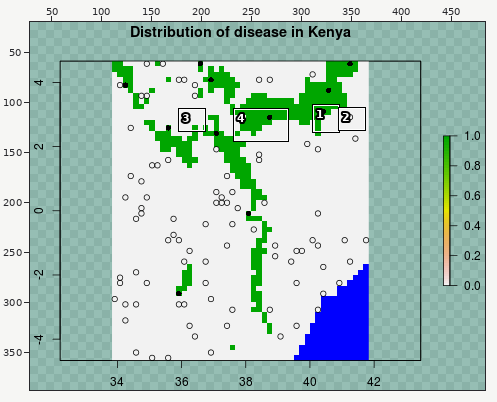
Sprite sheet -- figure/unnamed-chunk-12.png. Above: a wide view before the commit, with the close-up outlined.
Close-up. Before:
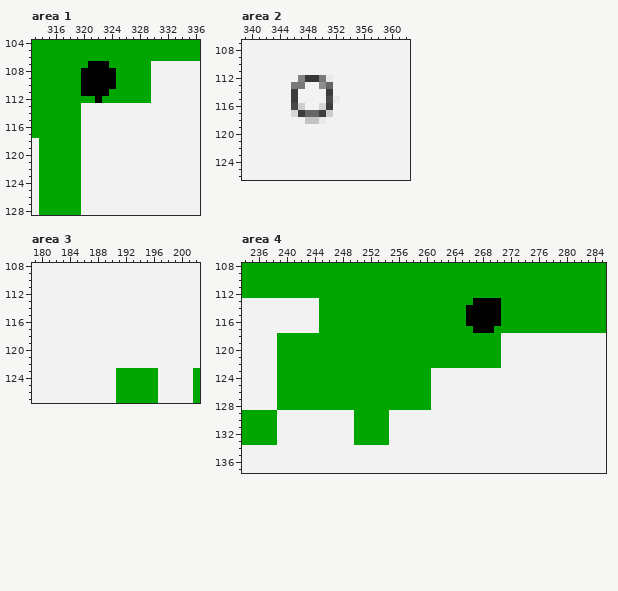
The file is 504x432 pixels. Pixels under 10% opacity are left out. Colours within 5 levels of each other are drawn and written as one. Shown: area 1: x 313..336, y 104..128; area 2: x 339..362, y 107..126; area 3: x 179..202, y 108..127; area 4: x 234..285, y 108..137. The wide view leaves out empty margins. The commit also changed other parts of the picture, which this record leaves out.
Once edited:
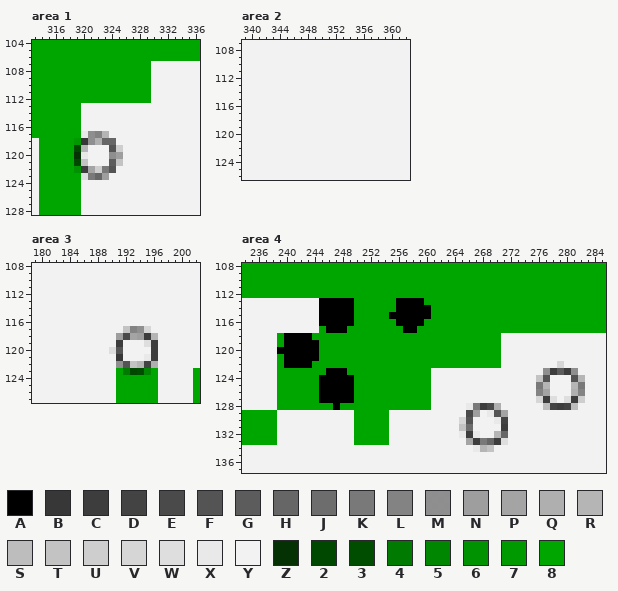
Palette (. is transparent): A #000000  B #373737  C #3d3d3d  D #434343  E #4a4a4a  F #545454  G #5c5c5c  H #666666  J #6d6d6d  K #797979  L #838383  M #8e8e8efc  N #9e9e9e  P #a4a4a4  Q #afafaf  R #b5b5b5  S #bdbdbd  T #c3c3c3  U #cecece  V #d6d6d6  W #dedede  X #e9e9e9  Y #f2f2f2  Z #022f00fa  2 #004700  3 #004d00  4 #007a00  5 #008600  6 #009200  7 #009a00  8 #00a600
Change:
--- area 1
@@ x 318..326 @@
 106 888888888
-107 888AAA888
-108 88AAAAA88
-109 88AAAAA88
-110 88AAAAA88
-111 88AAAA888
-112 8888A8888
+107 888888888
+108 888888888
+109 888888888
+110 888888888
+111 888888888
+112 888888888
 113 88YYYYYYY
@@ x 317..327 @@
 116 888YYYYYYYY
-117 888YYYYYYYY
-118 888YYYYYYYY
-119 888YYYYYYYY
-120 888YYYYYYYY
-121 888YYYYYYYY
-122 888YYYYYYYY
-123 888YYYYYYYY
+117 888XMLRYYYY
+118 887BMQHHYYY
+119 882RYYYFUYY
+120 88ZXYYYMNYY
+121 882TYYYGTYY
+122 886CPUKFYYY
+123 888WKHNYYYY
 124 888YYYYYYYY
--- area 2
@@ x 344..354 @@
 111 YYYYYYYYYYY
-112 YYYLBBKXYYY
-113 YYKKYYMHYYY
-114 YYCYYYYCYYY
-115 YYCYYYYEXYY
-116 YYEUYYVCYYY
-117 YYVCHHCUYYY
-118 YYYYTTXYYYY
+112 YYYYYYYYYYY
+113 YYYYYYYYYYY
+114 YYYYYYYYYYY
+115 YYYYYYYYYYY
+116 YYYYYYYYYYY
+117 YYYYYYYYYYY
+118 YYYYYYYYYYY
 119 YYYYYYYYYYY
--- area 3
@@ x 188..198 @@
 116 YYYYYYYYYYY
-117 YYYYYYYYYYY
-118 YYYYYYYYYYY
-119 YYYYYYYYYYY
-120 YYYYYYYYYYY
-121 YYYYYYYYYYY
-122 YYYYYYYYYYY
-123 YYY888888YY
+117 YYYYTLMVYYY
+118 YYYNEPNCRYY
+119 YYYCYYYWCYY
+120 YYWFYYYYCYY
+121 YYYBYYYXCYY
+122 YYYMFTRDQYY
+123 YYY842358YY
 124 YYY888888YY
--- area 4
@@ x 234..285 @@
 112 8888888888888888888888888888888888888888888888888888
-113 YYYYYYYYYYY8888888888888888888888AAAA888888888888888
-114 YYYYYYYYYYY888888888888888888888AAAAA888888888888888
-115 YYYYYYYYYYY888888888888888888888AAAAA888888888888888
-116 YYYYYYYYYYY888888888888888888888AAAAA888888888888888
-117 YYYYYYYYYYY8888888888888888888888AAA8888888888888888
-118 YYYYY88888888888888888888888888888888YYYYYYYYYYYYYYY
-119 YYYYY88888888888888888888888888888888YYYYYYYYYYYYYYY
-120 YYYYY88888888888888888888888888888888YYYYYYYYYYYYYYY
-121 YYYYY88888888888888888888888888888888YYYYYYYYYYYYYYY
-122 YYYYY88888888888888888888888888888888YYYYYYYYYYYYYYY
-123 YYYYY8888888888888888888888YYYYYYYYYYYYYYYYYYYYYYYYY
-124 YYYYY8888888888888888888888YYYYYYYYYYYYYYYYYYYYYYYYY
-125 YYYYY8888888888888888888888YYYYYYYYYYYYYYYYYYYYYYYYY
-126 YYYYY8888888888888888888888YYYYYYYYYYYYYYYYYYYYYYYYY
-127 YYYYY8888888888888888888888YYYYYYYYYYYYYYYYYYYYYYYYY
-128 YYYYY8888888888888888888888YYYYYYYYYYYYYYYYYYYYYYYYY
-129 88888YYYYYYYYYYY88888YYYYYYYYYYYYYYYYYYYYYYYYYYYYYYY
-130 88888YYYYYYYYYYY88888YYYYYYYYYYYYYYYYYYYYYYYYYYYYYYY
-131 88888YYYYYYYYYYY88888YYYYYYYYYYYYYYYYYYYYYYYYYYYYYYY
-132 88888YYYYYYYYYYY88888YYYYYYYYYYYYYYYYYYYYYYYYYYYYYYY
-133 88888YYYYYYYYYYY88888YYYYYYYYYYYYYYYYYYYYYYYYYYYYYYY
-134 YYYYYYYYYYYYYYYYYYYYYYYYYYYYYYYYYYYYYYYYYYYYYYYYYYYY
+113 YYYYYYYYYYYAAAAA888888AAAA88888888888888888888888888
+114 YYYYYYYYYYYAAAAA888888AAAAA8888888888888888888888888
+115 YYYYYYYYYYYAAAAA88888AAAAAA8888888888888888888888888
+116 YYYYYYYYYYYAAAAA888888AAAA88888888888888888888888888
+117 YYYYYYYYYYY8AAA88888888AA888888888888888888888888888
+118 YYYYY8AAAA888888888888888888888888888YYYYYYYYYYYYYYY
+119 YYYYY8AAAAA88888888888888888888888888YYYYYYYYYYYYYYY
+120 YYYYYAAAAAA88888888888888888888888888YYYYYYYYYYYYYYY
+121 YYYYY8AAAAA88888888888888888888888888YYYYYYYYYYYYYYY
+122 YYYYY8AAAA888888888888888888888888888YYYYYYYYVYYYYYY
+123 YYYYY8888888AAA888888888888YYYYYYYYYYYYYYYYMCGCMYYYY
+124 YYYYY888888AAAAA88888888888YYYYYYYYYYYYYYYTFYYYFRYYY
+125 YYYYY888888AAAAA88888888888YYYYYYYYYYYYYYYKRYYYRKYYY
+126 YYYYY888888AAAAA88888888888YYYYYYYYYYYYYYYLPYYYQLYYY
+127 YYYYY888888AAAAA88888888888YYYYYYYYYYYYYYYVCWYWCUYYY
+128 YYYYY88888888A8888888888888YYYYYXKCEQYYYYYYSDCDSYYYY
+129 88888YYYYYYYYYYY88888YYYYYYYYYYYENYXFPYYYYYYYYYYYYYY
+130 88888YYYYYYYYYYY88888YYYYYYYYYYVFYYYXDYYYYYYYYYYYYYY
+131 88888YYYYYYYYYYY88888YYYYYYYYYYTJYYYYCYYYYYYYYYYYYYY
+132 88888YYYYYYYYYYY88888YYYYYYYYYYXCXYYRHYYYYYYYYYYYYYY
+133 88888YYYYYYYYYYY88888YYYYYYYYYYYPCKHCWYYYYYYYYYYYYYY
+134 YYYYYYYYYYYYYYYYYYYYYYYYYYYYYYYYYXRTYYYYYYYYYYYYYYYY
 135 YYYYYYYYYYYYYYYYYYYYYYYYYYYYYYYYYYYYYYYYYYYYYYYYYYYY
